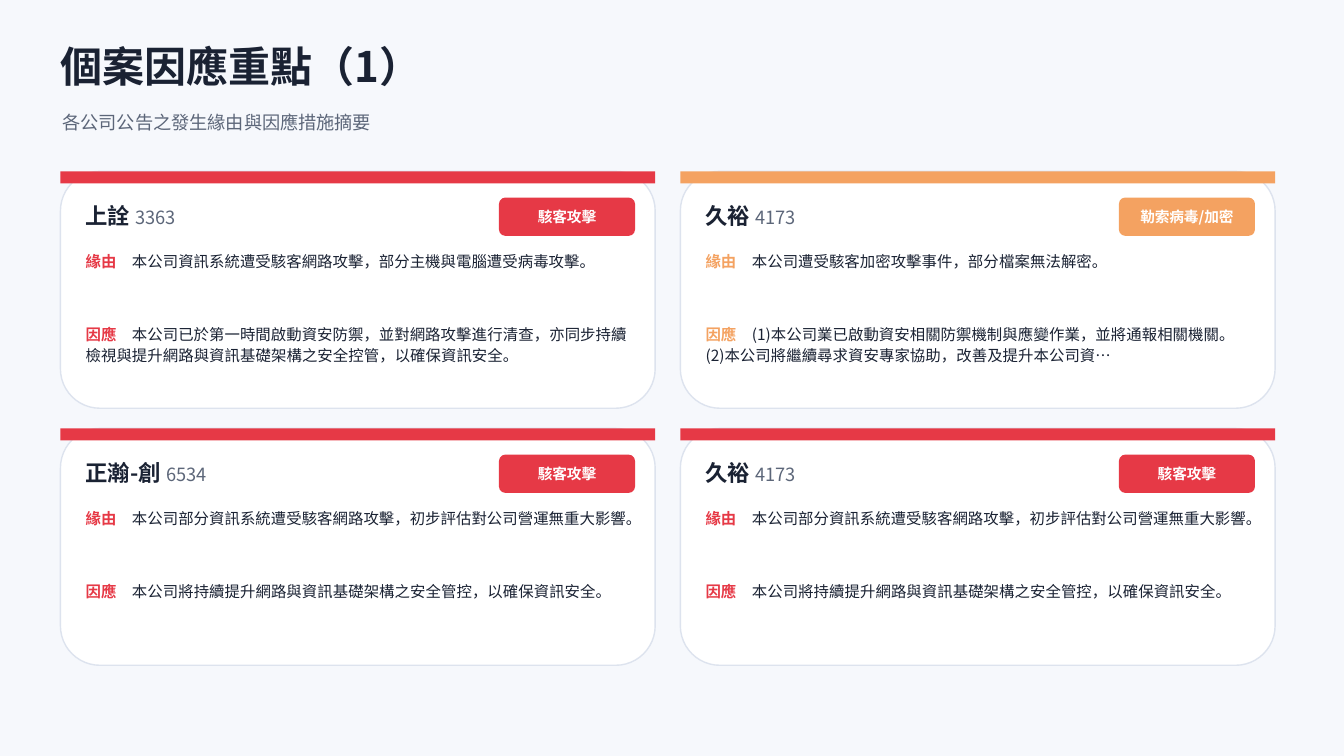
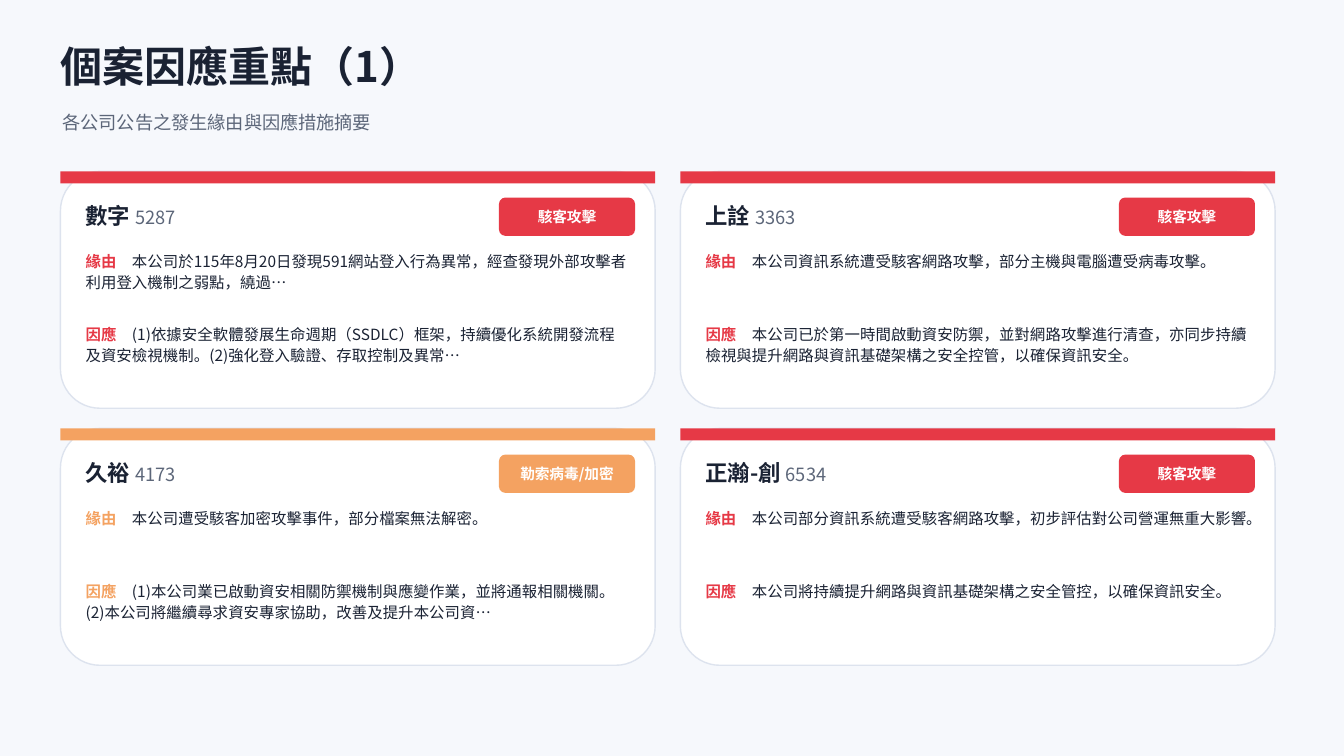
Before and after one commit to Johnnylin77/mops-isec-monitor, a slide deck: slide 6 of 資安事件因應分析.pptx. Drawn at 1344x756 pixels with LibreOffice and Linux fonts; fonts in the diff are those of the drawing. Boxes give left, top, right and bottom in pixels: in the first picture for what was removed or moved away, otherwise in the second. Text is boxed around its words. In the diff, an @@ line names an element or a change of style, - is before the commit and + after.

```diff
--- a/資安事件因應分析.pptx
+++ b/資安事件因應分析.pptx
@@ rectangle at box(681, 171, 1275, 184): fill #F4A261 to #E63946 @@
@@ text at box(86, 205, 175, 226): text changed @@
-上詮 3363
+數字 5287
@@ text at box(706, 205, 795, 226): text changed @@
-久裕 4173
+上詮 3363
@@ rounded rectangle at box(1119, 198, 1255, 236): fill #F4A261 to #E63946 @@
@@ text at box(1158, 208, 1216, 227): text changed @@
-勒索病毒/加密
+駭客攻擊
@@ text at box(86, 254, 626, 290): text changed @@
-緣由 本公司資訊系統遭受駭客網路攻擊，部分主機與電腦遭受病毒攻擊。
+緣由 本公司於115年8月20日發現591網站登入行為異常，經查發現外部攻擊者利用登入機制之弱點，繞過…
@@ text at box(706, 254, 1216, 269): text changed @@
-緣由 本公司遭受駭客加密攻擊事件，部分檔案無法解密。
+緣由 本公司資訊系統遭受駭客網路攻擊，部分主機與電腦遭受病毒攻擊。
@@ text at box(86, 325, 615, 364): text changed @@
-因應 本公司已於第一時間啟動資安防禦，並對網路攻擊進行清查，亦同步持續檢視與提升網路與資訊基礎架構之安全控管，以確保資訊安全。
+因應 (1)依據安全軟體發展生命週期（SSDLC）框架，持續優化系統開發流程及資安檢視機制。(2)強化登入驗證、存取控制及異常…
@@ text at box(706, 325, 1246, 363): text changed @@
-因應 (1)本公司業已啟動資安相關防禦機制與應變作業，並將通報相關機關。(2)本公司將繼續尋求資安專家協助，改善及提升本公司資…
+因應 本公司已於第一時間啟動資安防禦，並對網路攻擊進行清查，亦同步持續檢視與提升網路與資訊基礎架構之安全控管，以確保資訊安全。
@@ rectangle at box(60, 429, 655, 441): fill #E63946 to #F4A261 @@
@@ text at box(86, 462, 175, 483): text changed; size 16 to 13 pt; text colour #1A2233 to #5C6679; bold off @@
-正瀚-創 6534
+久裕 4173
@@ rounded rectangle at box(499, 455, 635, 493): fill #E63946 to #F4A261 @@
@@ text at box(520, 466, 613, 482): text changed @@
-駭客攻擊
+勒索病毒/加密
@@ text at box(706, 462, 826, 483): text changed; size 13 to 16 pt; text colour #5C6679 to #1A2233; bold on @@
-久裕 4173
+正瀚-創 6534
@@ text at box(86, 511, 487, 526): text changed @@
-緣由 本公司部分資訊系統遭受駭客網路攻擊，初步評估對公司營運無重大影響。
+緣由 本公司遭受駭客加密攻擊事件，部分檔案無法解密。
@@ text at box(86, 582, 614, 621): text changed @@
-因應 本公司將持續提升網路與資訊基礎架構之安全管控，以確保資訊安全。
+因應 (1)本公司業已啟動資安相關防禦機制與應變作業，並將通報相關機關。(2)本公司將繼續尋求資安專家協助，改善及提升本公司資…
```
Also in this commit, not shown: 6 other slides changed, 2 other files.
